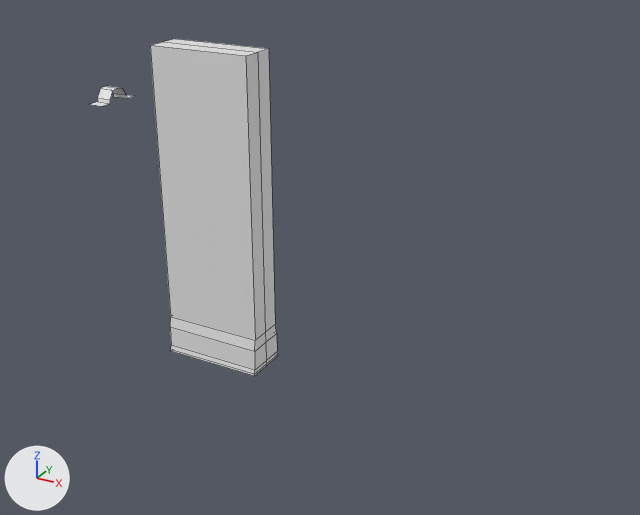
An edit to the Blender file scalingscene_2.blend, drawn before and after from the same camera.
The view is the same before and after, from a 50 mm lens placed at (4.6, -6.11, 4.47), pointed at (0.18, 1.92, 0.45). Arrows for +X, +Y and +Z are at lower left; the lights stay in place. Mesh edges are drawn as thin lines. The same objects are shown in both versions, whatever each file hides.

In view in the first picture: 'wall_indoor_s'.
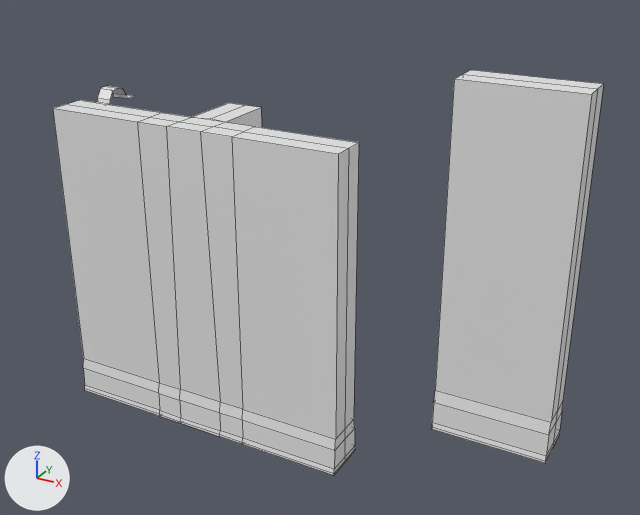
Pixel boxes (x1, y1, x2, y2) of what changed, in the pictures (640 x 515 px):
'wall_indoor_m.002', added: after (53, 100, 359, 475)
'wall_indoor_s', moved: before (150, 39, 278, 376); after (431, 70, 604, 463)

The edits, one by one:
Mesh me_cube_078 is new.
It has 158 vertices, 150 faces, 2 loose edges and spans x -1.5..1.5, y -0.58..2.1, z -0.65..2.39.
Object 'wall_indoor_s' (ob_wall_indoor_s) moves from (0.0, 0.25, 0.5) to (2.82, 0.25, 0.5).
Object 'wall_indoor_m.002' (ob_wall_indoor_m_002) is new; it shows me_cube_078.
Its location is (0.0, 0.0, 0.03).
Its scale is (1.0, 0.373, 1.0).
